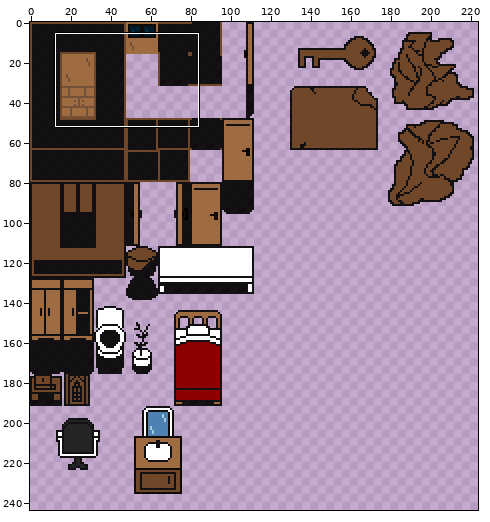
Edited in one commit: pixel-art file (assets/aseprite/tilemap_home.ase). Above: a wide view before the commit, with the close-up outlined.
Close-up. Old version:
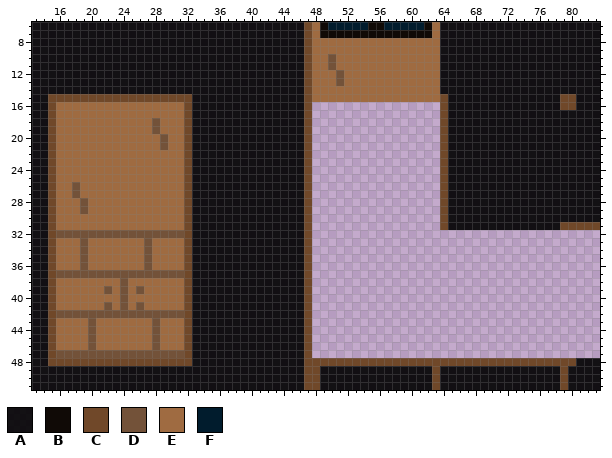
224x320 pixels, 1 frame. Colours within 5 levels of each other are drawn and written as one. Shown: x 13..83, y 6..51. The wide view leaves out empty margins. The commit also changed other parts of the picture, which this record leaves out.
Visible layers, top first: "HOME/Black", "HOME/Glass", "HOME/White", "HOME/BrownTop", "HOME/BrownBottom", "BG".
Palette (. is transparent): A #000000e6  B #100a06  C #6f4727fc  D #735239  E #9f6b41  F #011c2d
Pixels before (only the part around the change), first column x 13:
 6 AAAAAAAAAAAAAAAAAAAAAAAAAAAAAAAAAACEBFFFFFBBFFFFFBEAAAAAAAAAAAAAAAAAAAA
 7 AAAAAAAAAAAAAAAAAAAAAAAAAAAAAAAAAACEBBBBBBBBBBBBBBEAAAAAAAAAAAAAAAAAAAA
 8 AAAAAAAAAAAAAAAAAAAAAAAAAAAAAAAAAACEEEEEEEEEEEEEEEEAAAAAAAAAAAAAAAAAAAA
 9 AAAAAAAAAAAAAAAAAAAAAAAAAAAAAAAAAACEEEEEEEEEEEEEEEEAAAAAAAAAAAAAAAAAAAA
10 AAAAAAAAAAAAAAAAAAAAAAAAAAAAAAAAAACEEDEEEEEEEEEEEEEAAAAAAAAAAAAAAAAAAAA
11 AAAAAAAAAAAAAAAAAAAAAAAAAAAAAAAAAACEEDEEEEEEEEEEEEEAAAAAAAAAAAAAAAAAAAA
12 AAAAAAAAAAAAAAAAAAAAAAAAAAAAAAAAAACEEEDEEEEEEEEEEEEAAAAAAAAAAAAAAAAAAAA
13 AAAAAAAAAAAAAAAAAAAAAAAAAAAAAAAAAACEEEDEEEEEEEEEEEEAAAAAAAAAAAAAAAAAAAA
14 AAAAAAAAAAAAAAAAAAAAAAAAAAAAAAAAAACEEEEEEEEEEEEEEEEAAAAAAAAAAAAAAAAAAAA
15 AACCCCCCCCCCCCCCCCCCAAAAAAAAAAAAAACEEEEEEEEEEEEEEEECAAAAAAAAAAAAAACCAAA
16 AACEEEEEEEEEEEEEEEECAAAAAAAAAAAAAAC................CAAAAAAAAAAAAAACCAAA
17 AACEEEEEEEEEEEEEEEECAAAAAAAAAAAAAAC................CAAAAAAAAAAAAAAAAAAA
18 AACEEEEEEEEEEEEDEEECAAAAAAAAAAAAAAC................CAAAAAAAAAAAAAAAAAAA
19 AACEEEEEEEEEEEEDEEECAAAAAAAAAAAAAAC................CAAAAAAAAAAAAAAAAAAA
20 AACEEEEEEEEEEEEEDEECAAAAAAAAAAAAAAC................CAAAAAAAAAAAAAAAAAAA
21 AACEEEEEEEEEEEEEDEECAAAAAAAAAAAAAAC................CAAAAAAAAAAAAAAAAAAA
22 AACEEEEEEEEEEEEEEEECAAAAAAAAAAAAAAC................CAAAAAAAAAAAAAAAAAAA
23 AACEEEEEEEEEEEEEEEECAAAAAAAAAAAAAAC................CAAAAAAAAAAAAAAAAAAA
24 AACEEEEEEEEEEEEEEEECAAAAAAAAAAAAAAC................CAAAAAAAAAAAAAAAAAAA
25 AACEEEEEEEEEEEEEEEECAAAAAAAAAAAAAAC................CAAAAAAAAAAAAAAAAAAA
26 AACEEDEEEEEEEEEEEEECAAAAAAAAAAAAAAC................CAAAAAAAAAAAAAAAAAAA
27 AACEEDEEEEEEEEEEEEECAAAAAAAAAAAAAAC................CAAAAAAAAAAAAAAAAAAA
28 AACEEEDEEEEEEEEEEEECAAAAAAAAAAAAAAC................CAAAAAAAAAAAAAAAAAAA
29 AACEEEDEEEEEEEEEEEECAAAAAAAAAAAAAAC................CAAAAAAAAAAAAAAAAAAA
30 AACEEEEEEEEEEEEEEEECAAAAAAAAAAAAAAC................CAAAAAAAAAAAAAAAAAAA
31 AACEEEEEEEEEEEEEEEECAAAAAAAAAAAAAAC................CAAAAAAAAAAAAAACCCCC
32 AACDDDDDDDDDDDDDDDDCAAAAAAAAAAAAAAC....................................
33 AACEEEDEEEEEEEDEEEECAAAAAAAAAAAAAAC....................................
34 AACEEEDEEEEEEEDEEEECAAAAAAAAAAAAAAC....................................
35 AACEEEDEEEEEEEDEEEECAAAAAAAAAAAAAAC....................................
36 AACEEEDEEEEEEEDEEEECAAAAAAAAAAAAAAC....................................
37 AACDDDDDDDDDDDDDDDDCAAAAAAAAAAAAAAC....................................
38 AACEEEEEEEEDEEEEEEECAAAAAAAAAAAAAAC....................................
39 AACEEEEEEDEDEDEEEEECAAAAAAAAAAAAAAC....................................
40 AACEEEEEEEEDEEEEEEECAAAAAAAAAAAAAAC....................................
41 AACEEEEEEDEDEDEEEEECAAAAAAAAAAAAAAC....................................
42 AACDDDDDDDDDDDDDDDDCAAAAAAAAAAAAAAC....................................
43 AACEEEEDEEEEEEEDEEECAAAAAAAAAAAAAAC....................................
44 AACEEEEDEEEEEEEDEEECAAAAAAAAAAAAAAC....................................
45 AACEEEEDEEEEEEEDEEECAAAAAAAAAAAAAAC....................................
46 AACEEEEDEEEEEEEDEEECAAAAAAAAAAAAAAC....................................
47 AACDDDDDDDDDDDDDDDDCAAAAAAAAAAAAAAC....................................
48 AACCCCCCCCCCCCCCCCCCAAAAAAAAAAAAAACCCCCCCCCCCCCCCCCCCCCCCCCCCCCCCCCCAAA
49 AAAAAAAAAAAAAAAAAAAAAAAAAAAAAAAAAACCAAAAAAAAAAAAAACAAAAAAAAAAAAAAACAAAA
50 AAAAAAAAAAAAAAAAAAAAAAAAAAAAAAAAAACCAAAAAAAAAAAAAACAAAAAAAAAAAAAAACAAAA
51 AAAAAAAAAAAAAAAAAAAAAAAAAAAAAAAAAACCAAAAAAAAAAAAAACAAAAAAAAAAAAAAACAAAA
New version:
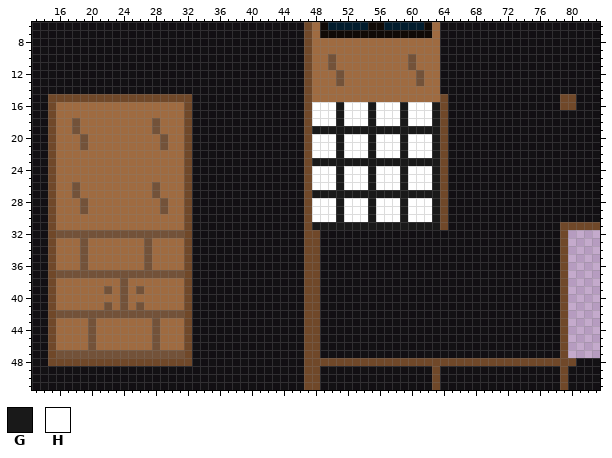
Colours new in this view: G #191919  H #ffffff
Changes in this commit:
Changed rows in their new state; - is an unchanged pixel.
first column x 18:
10 ------------------------------------------D-------------------
11 ------------------------------------------D-------------------
12 -------------------------------------------D------------------
13 -------------------------------------------D------------------
16 ------------------------------HHHGHHHGHHHGHHHG----------------
17 ------------------------------HHHGHHHGHHHGHHHG----------------
18 D-----------------------------HHHGHHHGHHHGHHHG----------------
19 D-----------------------------GGGGGGGGGGGGGGGG----------------
20 -D----------------------------HHHGHHHGHHHGHHHG----------------
21 -D----------------------------HHHGHHHGHHHGHHHG----------------
22 ------------------------------HHHGHHHGHHHGHHHG----------------
23 ------------------------------GGGGGGGGGGGGGGGG----------------
24 ------------------------------HHHGHHHGHHHGHHHG----------------
25 ------------------------------HHHGHHHGHHHGHHHG----------------
26 ----------D-------------------HHHGHHHGHHHGHHHG----------------
27 ----------D-------------------GGGGGGGGGGGGGGGG----------------
28 -----------D------------------HHHGHHHGHHHGHHHG----------------
29 -----------D------------------HHHGHHHGHHHGHHHG----------------
30 ------------------------------HHHGHHHGHHHGHHHG----------------
31 ------------------------------GGGGGGGGGGGGGGGG----------------
32 ------------------------------CAAAAAAAAAAAAAAAAAAAAAAAAAAAAAAC
33 ------------------------------CAAAAAAAAAAAAAAAAAAAAAAAAAAAAAAC
34 ------------------------------CAAAAAAAAAAAAAAAAAAAAAAAAAAAAAAC
35 ------------------------------CAAAAAAAAAAAAAAAAAAAAAAAAAAAAAAC
36 ------------------------------CAAAAAAAAAAAAAAAAAAAAAAAAAAAAAAC
37 ------------------------------CAAAAAAAAAAAAAAAAAAAAAAAAAAAAAAC
38 ------------------------------CAAAAAAAAAAAAAAAAAAAAAAAAAAAAAAC
39 ------------------------------CAAAAAAAAAAAAAAAAAAAAAAAAAAAAAAC
40 ------------------------------CAAAAAAAAAAAAAAAAAAAAAAAAAAAAAAC
41 ------------------------------CAAAAAAAAAAAAAAAAAAAAAAAAAAAAAAC
42 ------------------------------CAAAAAAAAAAAAAAAAAAAAAAAAAAAAAAC
43 ------------------------------CAAAAAAAAAAAAAAAAAAAAAAAAAAAAAAC
44 ------------------------------CAAAAAAAAAAAAAAAAAAAAAAAAAAAAAAC
45 ------------------------------CAAAAAAAAAAAAAAAAAAAAAAAAAAAAAAC
46 ------------------------------CAAAAAAAAAAAAAAAAAAAAAAAAAAAAAAC
47 ------------------------------CAAAAAAAAAAAAAAAAAAAAAAAAAAAAAAC
Pixel boxes of the changes (left, top, right, bottom) in both close-ups:
changed: (312, 54, 568, 358)
changed: (72, 118, 88, 150)
changed: (152, 182, 168, 214)
